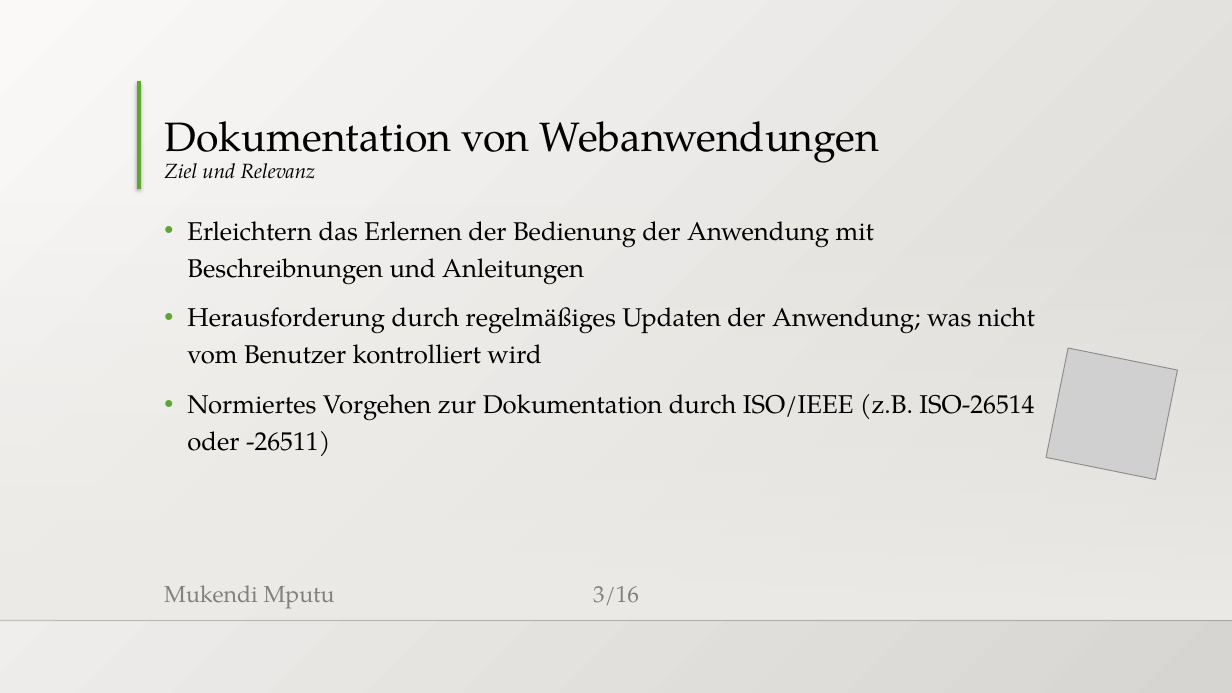
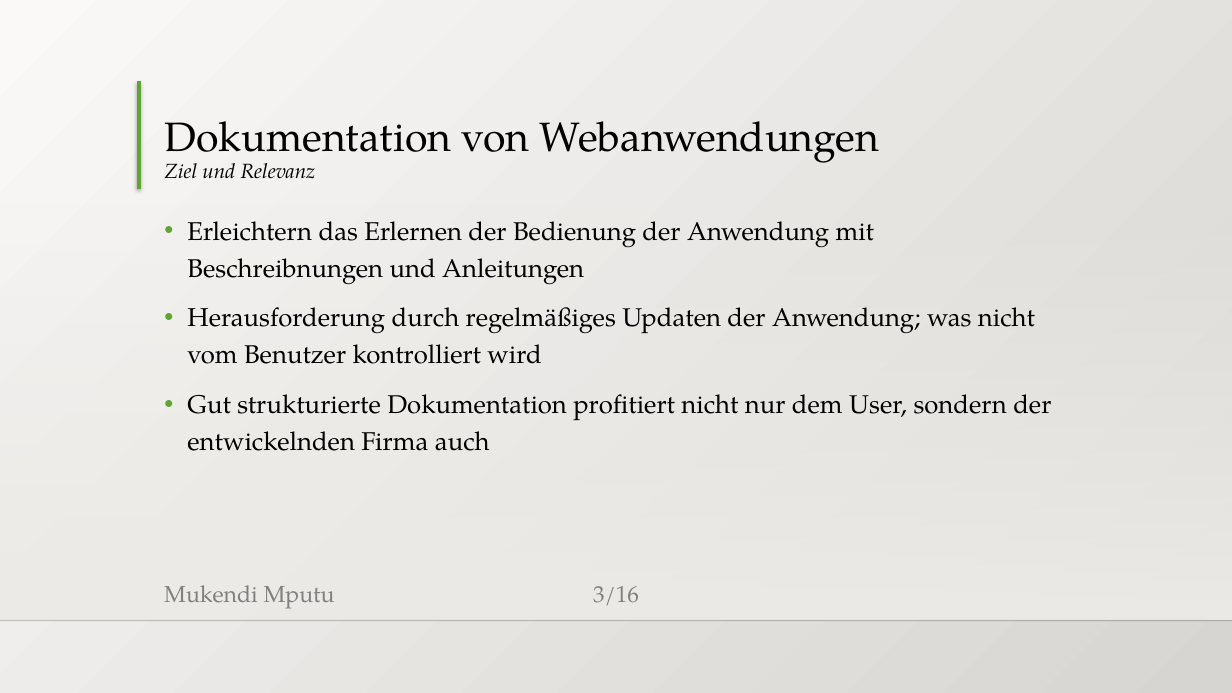
Before and after one commit to MukendiMputu/BachelorThesis, a slide deck: slide 3 of Abschlussvortrag.pptx. Drawn at 1232x693 pixels with LibreOffice and Linux fonts; fonts in the diff are those of the drawing; grey boxes stand for pictures; background and template pictures are left out. Boxes give left, top, right and bottom in pixels: in the first picture for what was removed or moved away, otherwise in the second. Text is boxed around its words. In the diff, an @@ line names an element or a change of style, - is before the commit and + after.

```diff
--- a/Abschlussvortrag.pptx
+++ b/Abschlussvortrag.pptx
@@ picture removed at (x1=1046, y1=348, x2=1178, y2=479) @@
@@ text at (x1=187, y1=394, x2=1051, y2=451): text changed @@
-• Normiertes Vorgehen zur Dokumentation durch ISO/IEEE (z.B. ISO-26514 oder -26511)
+• Gut strukturierte Dokumentation profitiert nicht nur dem User, sondern der entwickelnden Firma auch
```
Also in this commit, not shown: 2 other slides changed, 1 other file.
